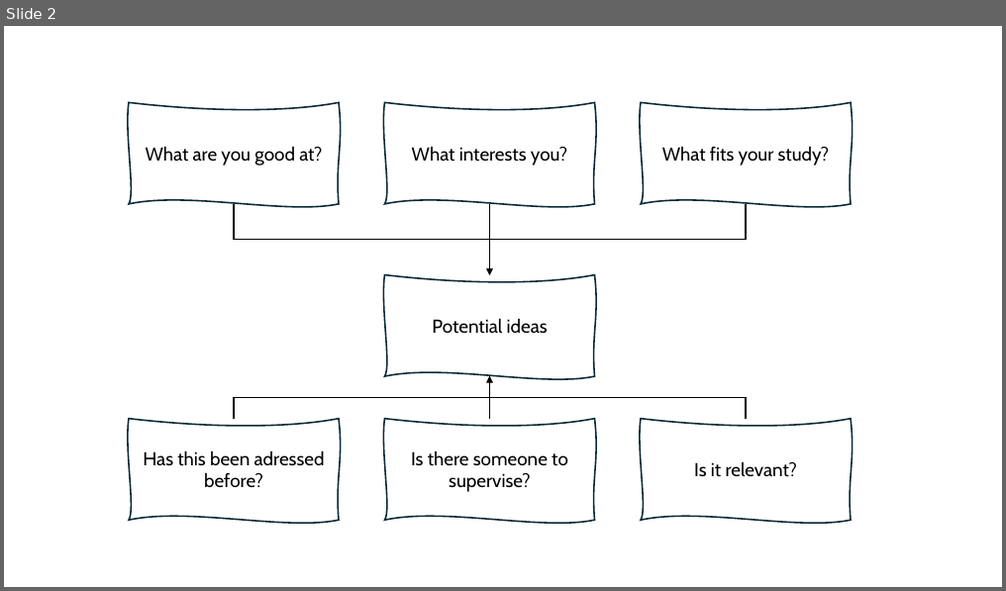
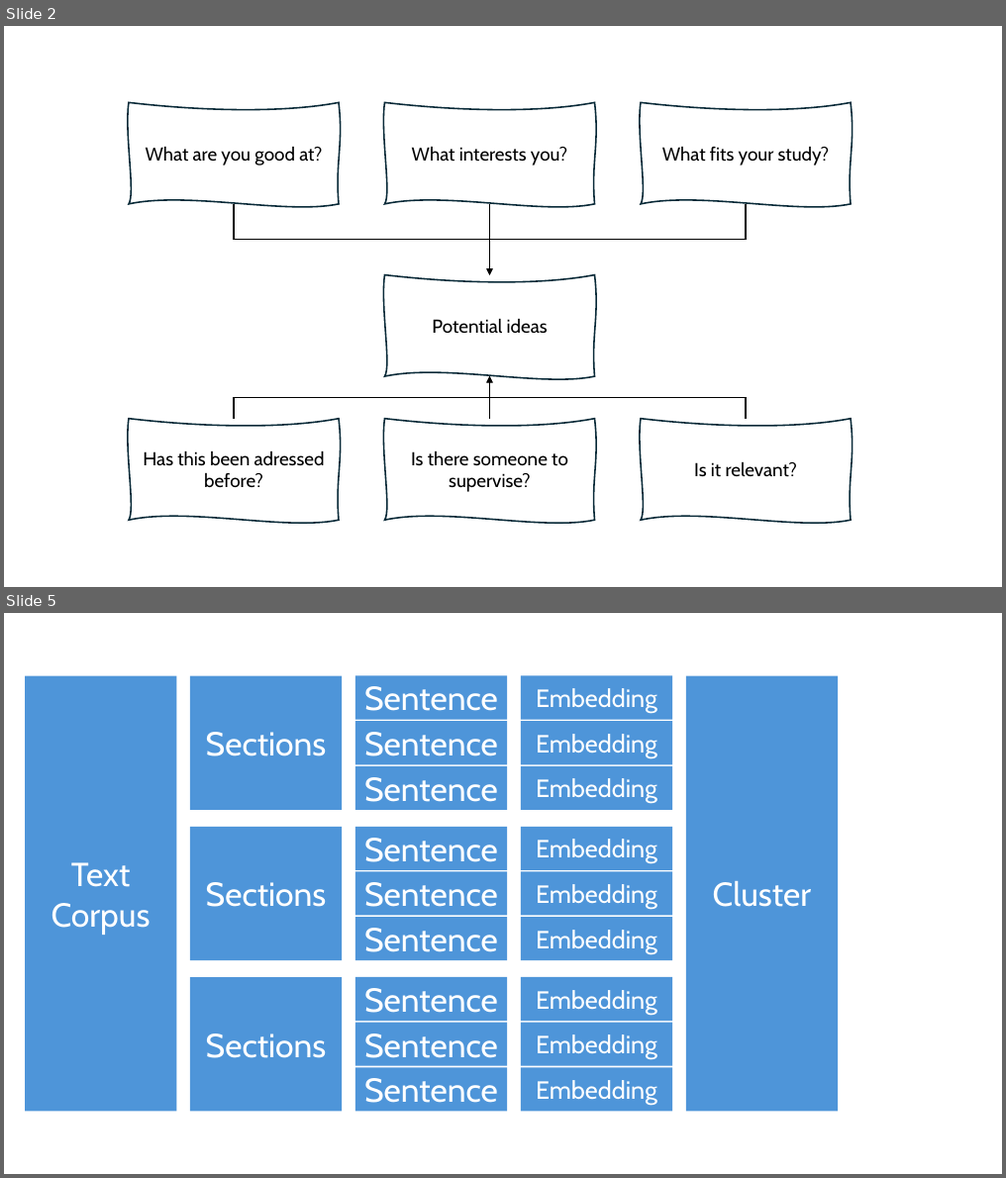
Before and after one commit to ehilzinger/Lectures, a slide deck: static/files/graphics.pptx. Shown one above the other, each under a label of ours: slide 2 before the commit, slides 2 and 5 after it; the slides between them are not shown. The pictures are 1006x591 and 1006x1178 pixels, drawn with LibreOffice and Linux fonts; fonts in the diff are those of the drawing. Boxes give left, top, right and bottom in pixels: in the first picture for what was removed or moved away, otherwise in the second. Text is boxed around its words. In the diff, an @@ line names an element or a change of style, - is before the commit and + after.

```diff
--- a/static/files/graphics.pptx
+++ b/static/files/graphics.pptx
@@ slide 5 added at (4,613,1002,1174), background #FFFFFF @@
@@ rectangle added at (25,676,177,1112), fill #4E95D9, 32 pt, text #FFFFFF @@
+Text Corpus
@@ rectangle added at (190,676,343,810), fill #4E95D9, 32 pt, text #FFFFFF @@
+Sections
@@ rectangle added at (355,676,507,719), fill #4E95D9, 32 pt, text #FFFFFF @@
+Sentence
@@ rectangle added at (521,676,672,719), fill #4E95D9, 24 pt, text #FFFFFF @@
+Embedding
@@ rectangle added at (686,676,838,1112), fill #4E95D9, 32 pt, text #FFFFFF @@
+Cluster
@@ text added at (364,732,498,757), 32 pt, text #FFFFFF @@
+Sentence
@@ text added at (536,734,657,759), 24 pt, text #FFFFFF @@
+Embedding
@@ rectangle added at (355,766,507,810), fill #4E95D9, 32 pt, text #FFFFFF @@
+Sentence
@@ rectangle added at (521,766,672,810), fill #4E95D9, 24 pt, text #FFFFFF @@
+Embedding
@@ rectangle added at (190,827,343,960), fill #4E95D9, 32 pt, text #FFFFFF @@
+Sections
@@ rectangle added at (355,827,507,869), fill #4E95D9, 32 pt, text #FFFFFF @@
+Sentence
@@ rectangle added at (521,827,672,869), fill #4E95D9, 24 pt, text #FFFFFF @@
+Embedding
@@ text added at (364,882,498,907), 32 pt, text #FFFFFF @@
+Sentence
@@ text added at (536,884,657,909), 24 pt, text #FFFFFF @@
+Embedding
@@ rectangle added at (355,917,507,960), fill #4E95D9, 32 pt, text #FFFFFF @@
+Sentence
@@ rectangle added at (521,917,672,960), fill #4E95D9, 24 pt, text #FFFFFF @@
+Embedding
@@ rectangle added at (190,977,343,1112), fill #4E95D9, 32 pt, text #FFFFFF @@
+Sections
@@ rectangle added at (355,977,507,1021), fill #4E95D9, 32 pt, text #FFFFFF @@
+Sentence
@@ rectangle added at (521,977,672,1021), fill #4E95D9, 24 pt, text #FFFFFF @@
+Embedding
@@ text added at (364,1034,498,1059), 32 pt, text #FFFFFF @@
+Sentence
@@ text added at (536,1035,657,1059), 24 pt, text #FFFFFF @@
+Embedding
@@ rectangle added at (355,1068,507,1112), fill #4E95D9, 32 pt, text #FFFFFF @@
+Sentence
@@ rectangle added at (521,1068,672,1112), fill #4E95D9, 24 pt, text #FFFFFF @@
+Embedding
```
Also in this commit, not shown: 2 other slides added, 1 slide removed, 14 other files.
